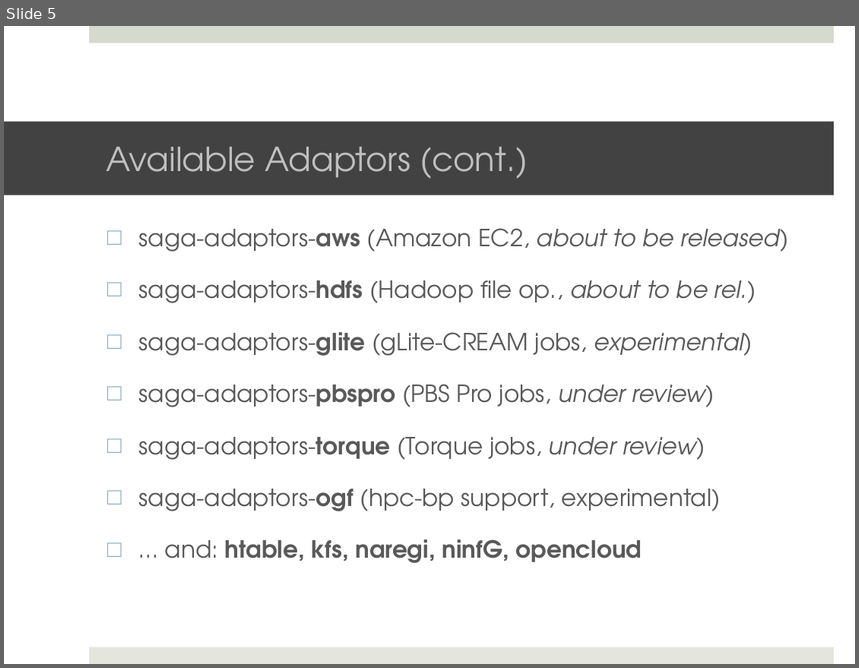
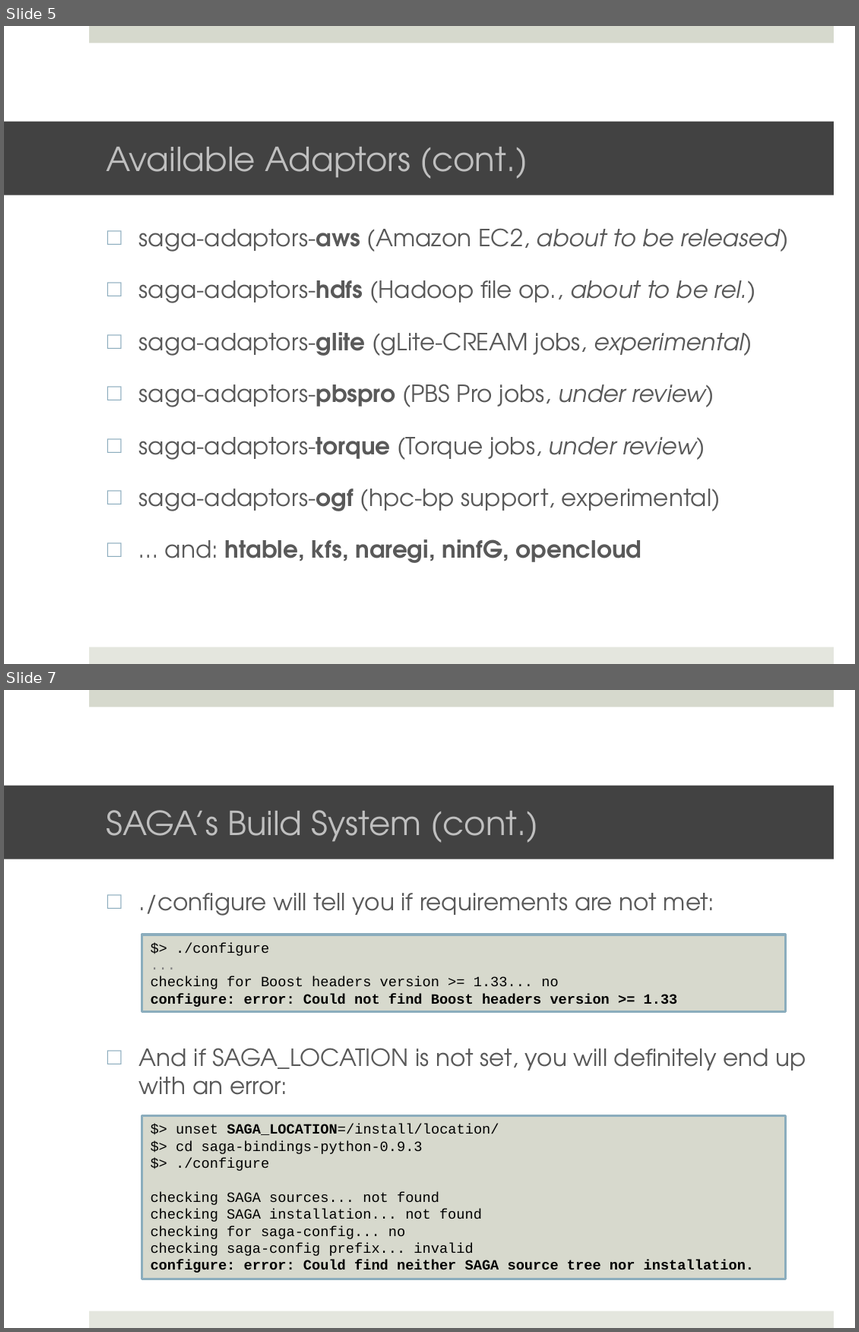
Before and after one commit to saga-project/saga-cpp-legacy-projects, a slide deck: tutorial/general_tutorial/Installation.pptx. Shown one above the other, each under a label of ours: slide 5 before the commit, slides 5 and 7 after it; the slides between them are not shown. The pictures are 859x668 and 859x1332 pixels, drawn with LibreOffice and Linux fonts; fonts in the diff are those of the drawing; background and template pictures are left out. Boxes give left, top, right and bottom in pixels: in the first picture for what was removed or moved away, otherwise in the second. Text is boxed around its words. In the diff, an @@ line names an element or a change of style, - is before the commit and + after.

Commit message:
Overhauled version of installation slides

```diff
--- a/tutorial/general_tutorial/Installation.pptx
+++ b/tutorial/general_tutorial/Installation.pptx
@@ slide 7 added at [4,690,855,1328], background #FFFFFF; not listed: 2 template elements that a slide beside it also shows @@
@@ title added at [4,785,834,859], fill #424242, 28 pt, text #BFBFBF @@
+SAGA’s Build System (cont.)
@@ text added at [139,893,807,1095], 20 pt, text #595959 @@
+□ ./configure will tell you if requirements are not met:
+□ And if SAGA_LOCATION is not set, you will definitely end up with an error:
@@ rectangle added at [142,935,785,1012], fill #D7D9CD, outline #8BADBD 2 pt, 12 pt, text #000000 @@
+$> ./configure
+...
+checking for Boost headers version >= 1.33... no
+configure: error: Could not find Boost headers version >= 1.33
@@ rectangle added at [142,1116,785,1279], fill #D7D9CD, outline #8BADBD 2 pt, 12 pt, text #000000 @@
+$> unset SAGA_LOCATION=/install/location/
+$> cd saga-bindings-python-0.9.3
+$> ./configure
+checking SAGA sources... not found
+checking SAGA installation... not found
+checking for saga-config... no
+checking saga-config prefix... invalid
+configure: error: Could find neither SAGA source tree nor installation.
```
Also in this commit, not shown: 4 slides changed, 5 other slides added, 9 slides removed.
